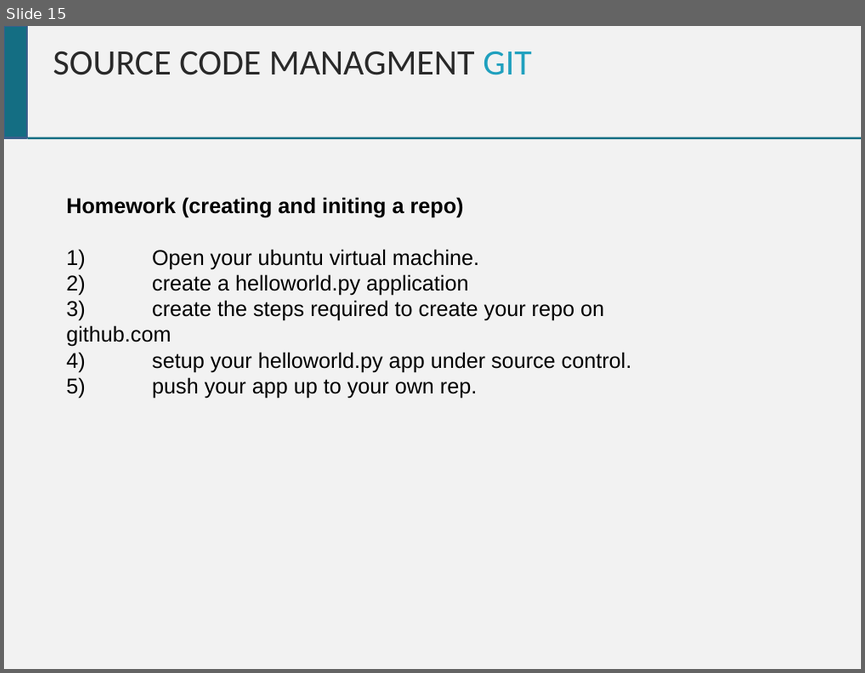
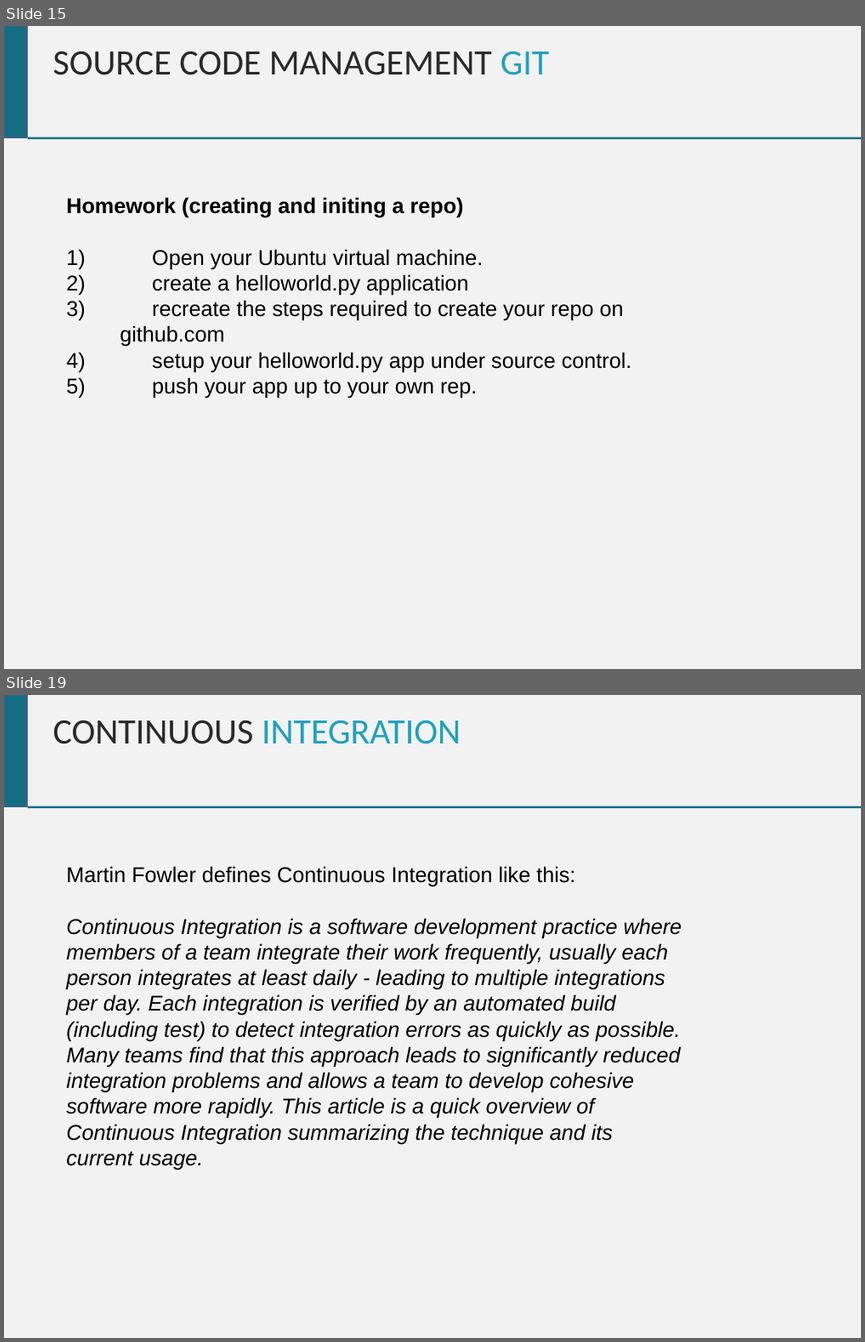
Before and after one commit to chrisgauthier742018/devopscourse, a slide deck: Dev Ops Course.pptx. Shown one above the other, each under a label of ours: slide 15 before the commit, slides 15 and 19 after it; the slides between them are not shown. The pictures are 865x673 and 865x1342 pixels, drawn with LibreOffice and Linux fonts; fonts in the diff are those of the drawing. Boxes give left, top, right and bottom in pixels: in the first picture for what was removed or moved away, otherwise in the second. Text is boxed around its words. In the diff, an @@ line names an element or a change of style, - is before the commit and + after.

Commit message:
Spelling mistakes and CI Section

```diff
--- a/Dev Ops Course.pptx
+++ b/Dev Ops Course.pptx
@@ slide 19 added at (x1=4, y1=695, x2=861, y2=1338), background #F2F2F2 @@
@@ rectangle added at (x1=4, y1=695, x2=27, y2=806), fill #146E83, outline #3A5F8C 2 pt @@
@@ text added at (x1=53, y1=720, x2=460, y2=744), 30 pt, text #1FA0BE @@
+CONTINUOUS INTEGRATION
@@ line added from (27, 807) to (861, 807), #146E83 1.76 pt @@
@@ text added at (x1=66, y1=866, x2=682, y2=1169), 18 pt, text #000000, italic @@
+Martin Fowler defines Continuous Integration like this:
+Continuous Integration is a software development practice where members of a team integrate their work frequently, usually each person integrates at least daily - leading to multiple integrations per day. Each integration is verified by an automated build (including test) to detect integration errors as quickly as possible. Many teams find that this approach leads to significantly reduced integration problems and allows a team to develop cohesive software more rapidly. This article is a quick overview of Continuous Integration summarizing the technique and its current usage.
@@ slide 15 changed as well @@
@@ text at (x1=53, y1=51, x2=549, y2=75): text changed @@
-SOURCE CODE MANAGMENT GIT
+SOURCE CODE MANAGEMENT GIT
@@ text at (x1=66, y1=249, x2=483, y2=269): text changed @@
-1) Open your ubuntu virtual machine.
+1) Open your Ubuntu virtual machine.
@@ text at (x1=120, y1=300, x2=624, y2=346): text changed @@
-3) create the steps required to create your repo on github.com
+3) recreate the steps required to create your repo on github.com
```
Also in this commit, not shown: 14 other slides changed, 5 other slides added.
